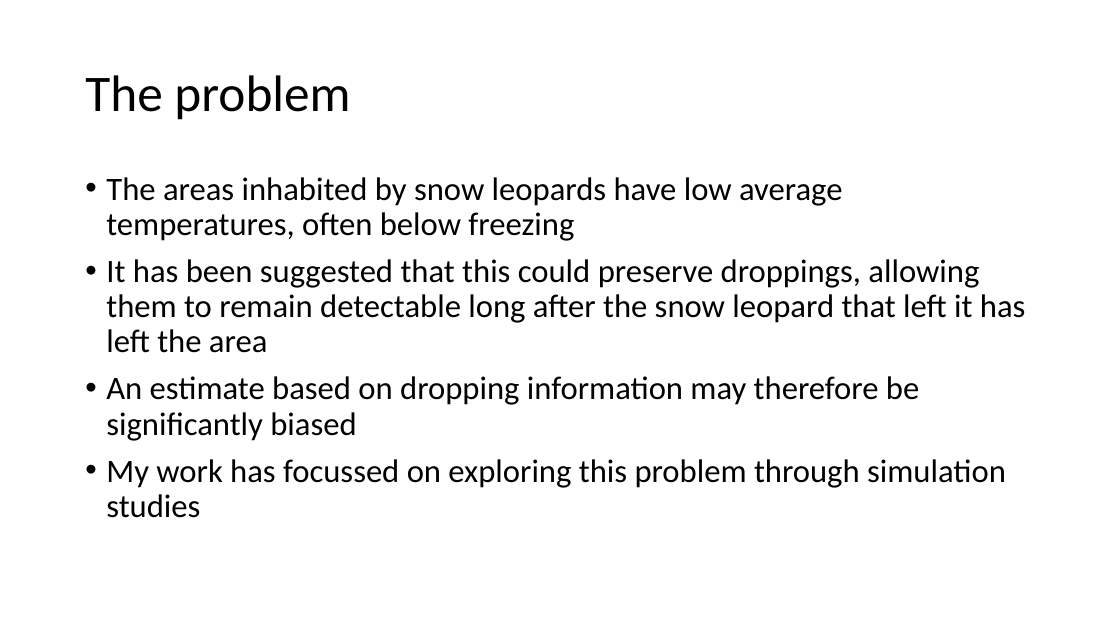
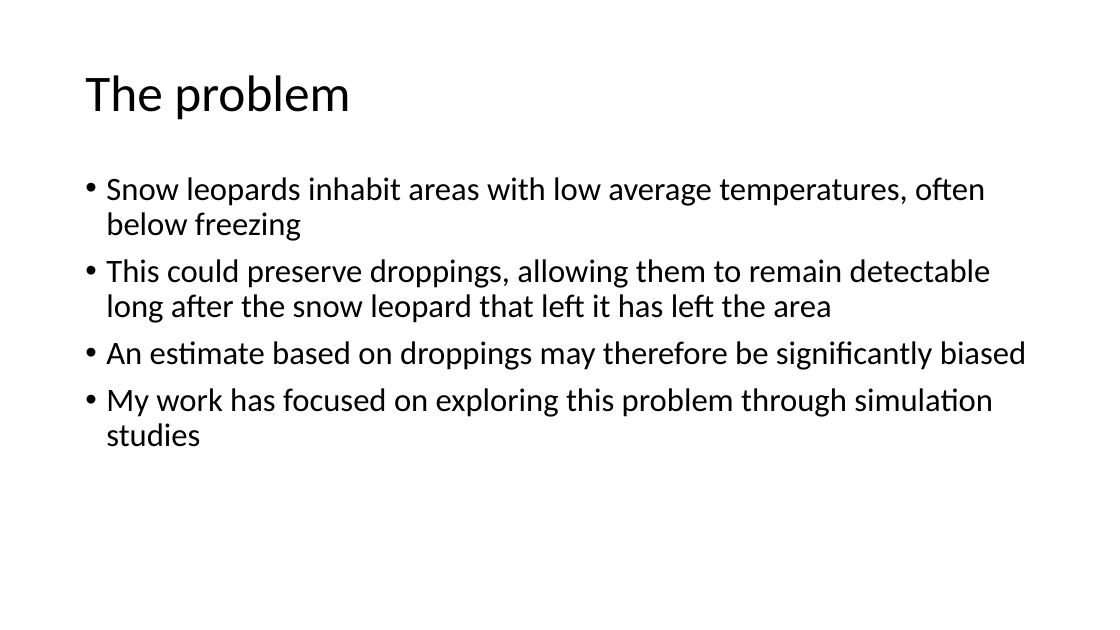
Before and after one commit to thomasmcf/dissertation, a slide deck: slide 7 of presentation.pptx. Drawn at 1120x630 pixels with LibreOffice and Linux fonts; fonts in the diff are those of the drawing. Boxes give left, top, right and bottom in pixels: in the first picture for what was removed or moved away, otherwise in the second. Text is boxed around its words. In the diff, an @@ line names an element or a change of style, - is before the commit and + after.

Commit message:
Updated slides

```diff
--- a/presentation.pptx
+++ b/presentation.pptx
@@ text at <box>106,177,1026,447</box>: text changed @@
-• The areas inhabited by snow leopards have low average temperatures, often below freezing
-• It has been suggested that this could preserve droppings, allowing them to remain detectable long after the snow leopard that left it has left the area
-• An estimate based on dropping information may therefore be significantly biased
-• My work has focussed on exploring this problem through simulation studies
+• Snow leopards inhabit areas with low average temperatures, often below freezing
+• This could preserve droppings, allowing them to remain detectable long after the snow leopard that left it has left the area
+• An estimate based on droppings may therefore be significantly biased
+• My work has focused on exploring this problem through simulation studies
```
Also in this commit, not shown: 3 other slides changed, 7 slides added, 5 slides removed.
